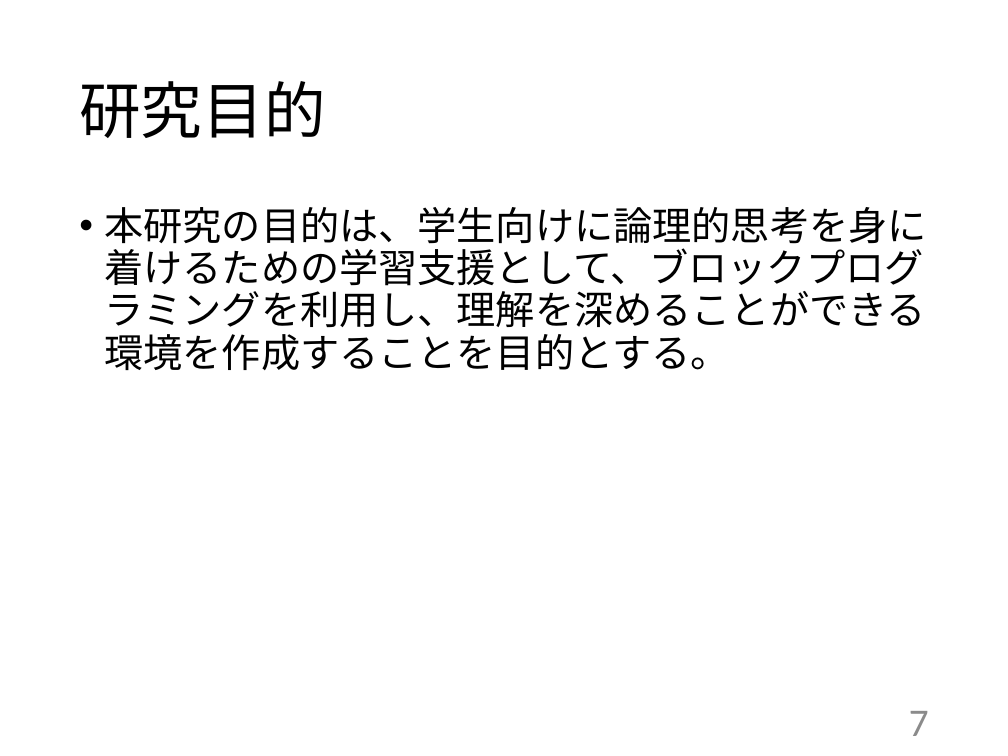
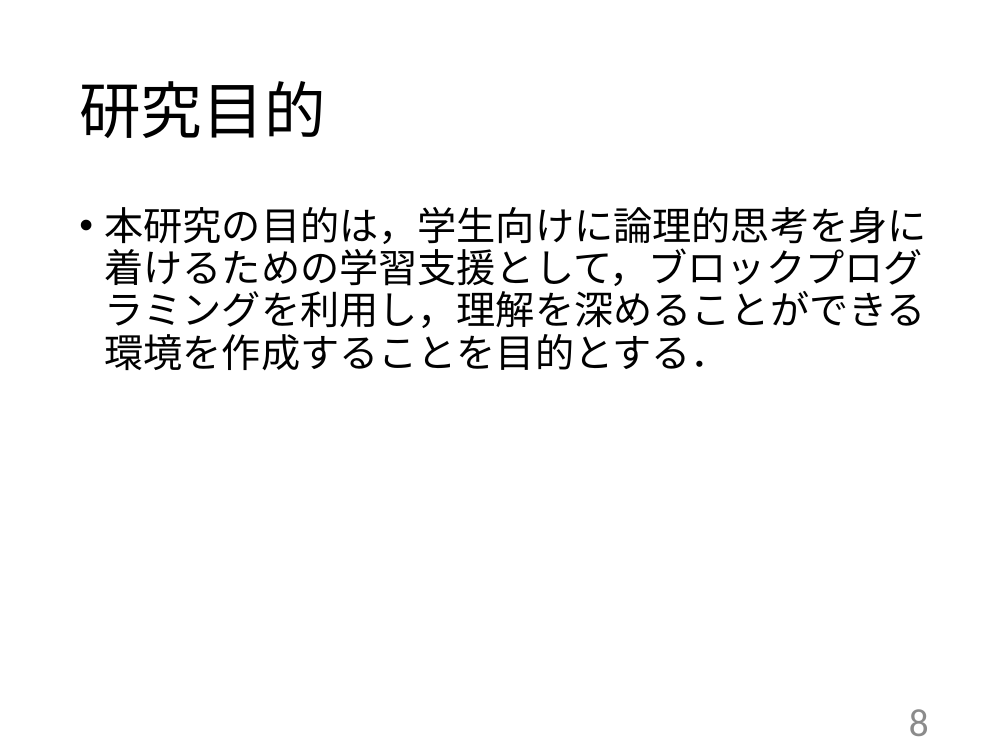
Before and after one commit to kait-takanolab/1821121-shimaoka-thesis, a slide deck: slide 8 of 1821121_shimaoka_tyuukan.pptx (slide 7 before the commit). Drawn at 1008x756 pixels with LibreOffice and Linux fonts; fonts in the diff are those of the drawing. Boxes give left, top, right and bottom in pixels: in the first picture for what was removed or moved away, otherwise in the second. Text is boxed around its words. In the diff, an @@ line names an element or a change of style, - is before the commit and + after.

```diff
--- a/1821121_shimaoka_tyuukan.pptx
+++ b/1821121_shimaoka_tyuukan.pptx
@@ text at <box>105,207,927,370</box>: text changed @@
-• 本研究の目的は、学生向けに論理的思考を身に着けるための学習支援として、ブロックプログラミングを利用し、理解を深めることができる環境を作成することを目的とする。
+• 本研究の目的は，学生向けに論理的思考を身に着けるための学習支援として，ブロックプログラミングを利用し，理解を深めることができる環境を作成することを目的とする．
@@ page number at <box>909,709,929,736</box>: text changed @@
-7
+8
```
Also in this commit, not shown: 6 other slides changed, 2 slides added, 1 slide removed.
